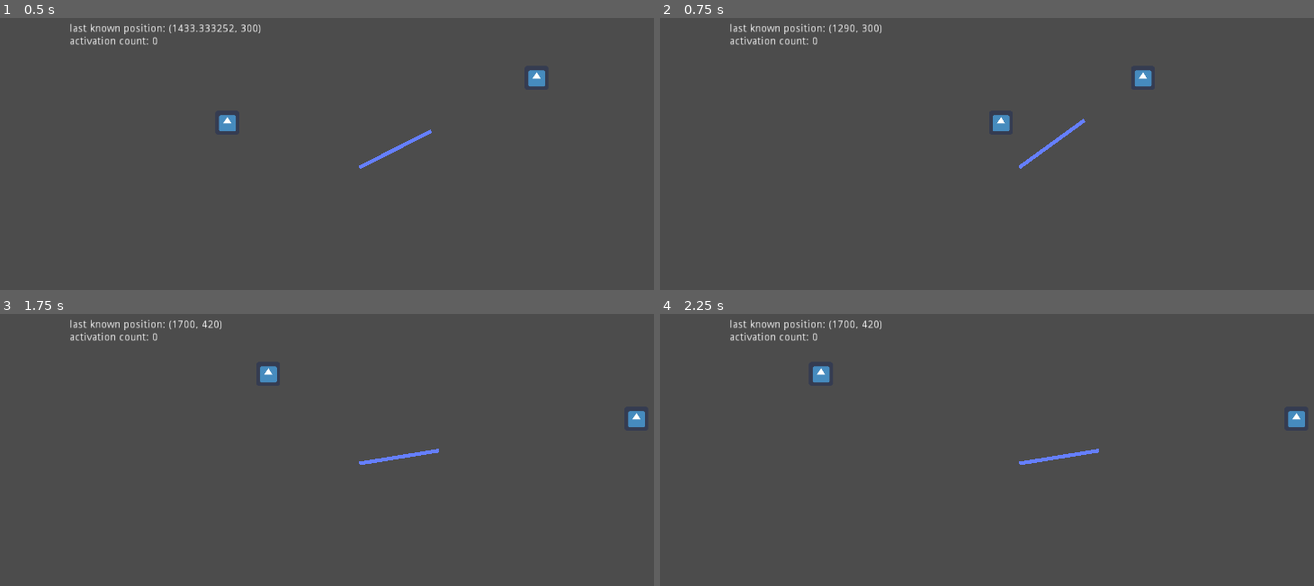
Above: before the commit, frames 1-4 (two rows, left to right).
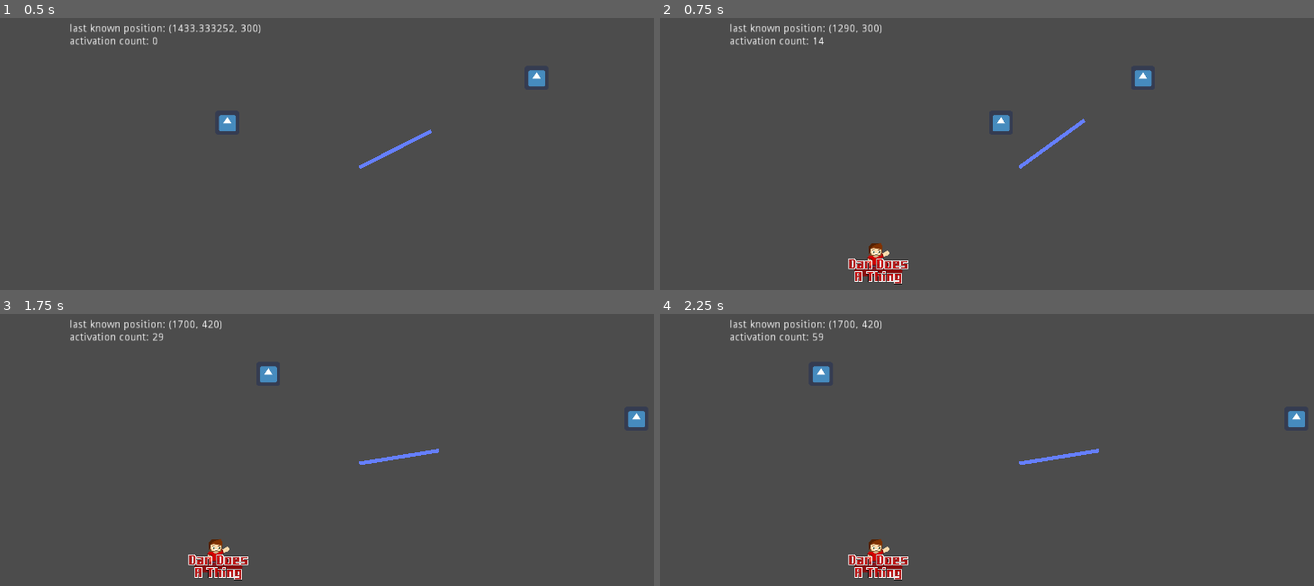
Above: after the commit, the same moments.

Repository: Boyquotes/ddat-gpf.entities
Game: Godot game, scene res://_testenv/test_entity_ability/entab_target/test_entab_target.tscn
Same seed, same stepped clock (60 frames per second), same inputs: the game is played once before the commit and once after it. This scene is started directly instead of the project's main scene. The engine's default icon, where the game draws it, is replaced by a stand-in: a white triangle on a blue panel in a dark square.
Inputs (mouse positions are in pixels of both pictures, inside the frame that each line leads up to):
- Up to frame 1 (0.5 s): no input
- Up to frame 2 (0.75 s): tap Enter (ui_accept) at 0.5 s; move the mouse to (1176, 148) at 0.52 s; hold Right (ui_right) from 0.53 s (still down)
- Up to frame 3 (1.75 s): tap Enter (ui_accept) at 0.77, 1.52 s; move the mouse to (215, 482) at 1.27 s; release Right (ui_right) at 1.28 s; hold Down (ui_down) from 1.28 s (still down)
- Up to frame 4 (2.25 s): move the mouse to (1091, 373) at 2.02 s; release Down (ui_down) at 2.03 s; hold Right (ui_right) from 2.03 s (still down)

Frame 1 is identical in both runs. In frame 2, 0.8% of the frame differs, in the area x 23-38%, y 6-99%; in frame 3, 0.8%; in frame 4, 0.8%.

Commit message:
bugfix reticule flickering under show_on_activation mode
frames_since_reticule_shown wasn't being reset on new _show_reticule_on_activation signal, causing the frame counter to expire and reset during a valid show period

Diff:
--- a/_testenv/test_entity_ability/entab_target/test_entab_target.tscn
+++ b/_testenv/test_entity_ability/entab_target/test_entab_target.tscn
@@ -20,16 +20,17 @@
 [node name="ActivationController" type="Node2D" parent="CenterOfScreen"]
 position = Vector2( -960, -540 )
 script = ExtResource( 1 )
-activation_mode = 3
+activation_mode = 1
 use_ability_action = "ui_accept"
 target_clear_action = "ui_cancel"
 min_hold_duration = 2.0
+forced_activation_interval = 1.0
 
 [node name="EntityAbilityTargeter" type="Area2D" parent="CenterOfScreen/ActivationController"]
 script = ExtResource( 4 )
 selection_mode = 2
 update_frequency = 0.01
-reticule_mode = 2
+reticule_mode = 1
 path_to_reticule_sprite = NodePath("TargetReticule")
 
 [node name="TargetReticule" type="Sprite" parent="CenterOfScreen/ActivationController/EntityAbilityTargeter"]
--- a/src/ddat-gpf/entity_actor_system/entity_ability/class_ability_targeter.gd
+++ b/src/ddat-gpf/entity_actor_system/entity_ability/class_ability_targeter.gd
@@ -207,6 +207,7 @@
 		frames_since_reticule_shown += arg_delta
 		if frames_since_reticule_shown >= show_reticule_duration:
 			frames_since_reticule_shown = 0.0
+			showing_reticule_after_activation = false
 			_change_targeting_reticule_visibility(false)
 
 
@@ -320,6 +321,7 @@
 	GlobalDebug.log_success(CLASS_VERBOSE_LOGGING, CLASS_SCRIPT_NAME,
 			"_show_reticule_on_activation", "signal received")
 	if reticule_mode == RETICULE.SHOW_ON_ACTIVATION:
+		frames_since_reticule_shown = 0.0
 		_change_targeting_reticule_visibility(true)
 		showing_reticule_after_activation = true
 
